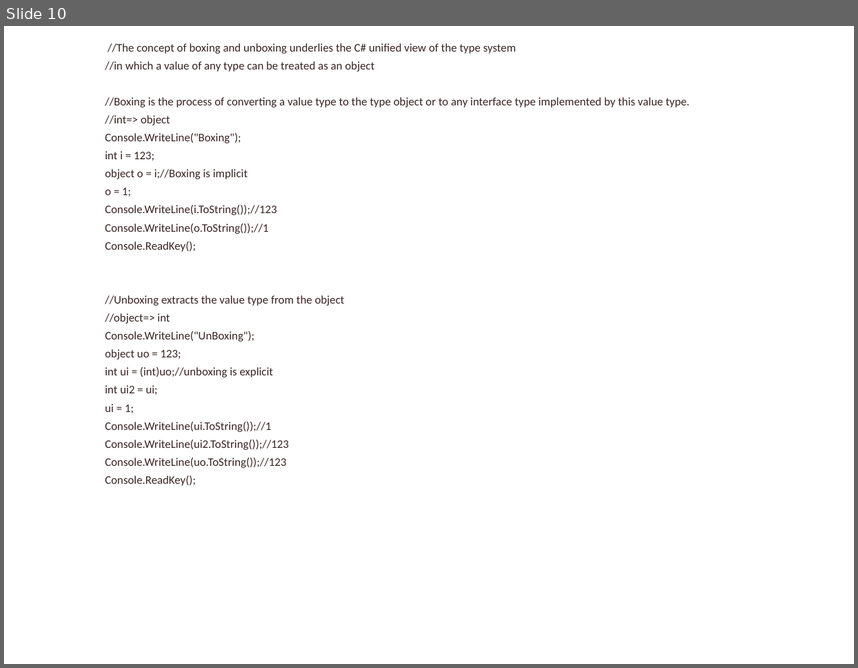
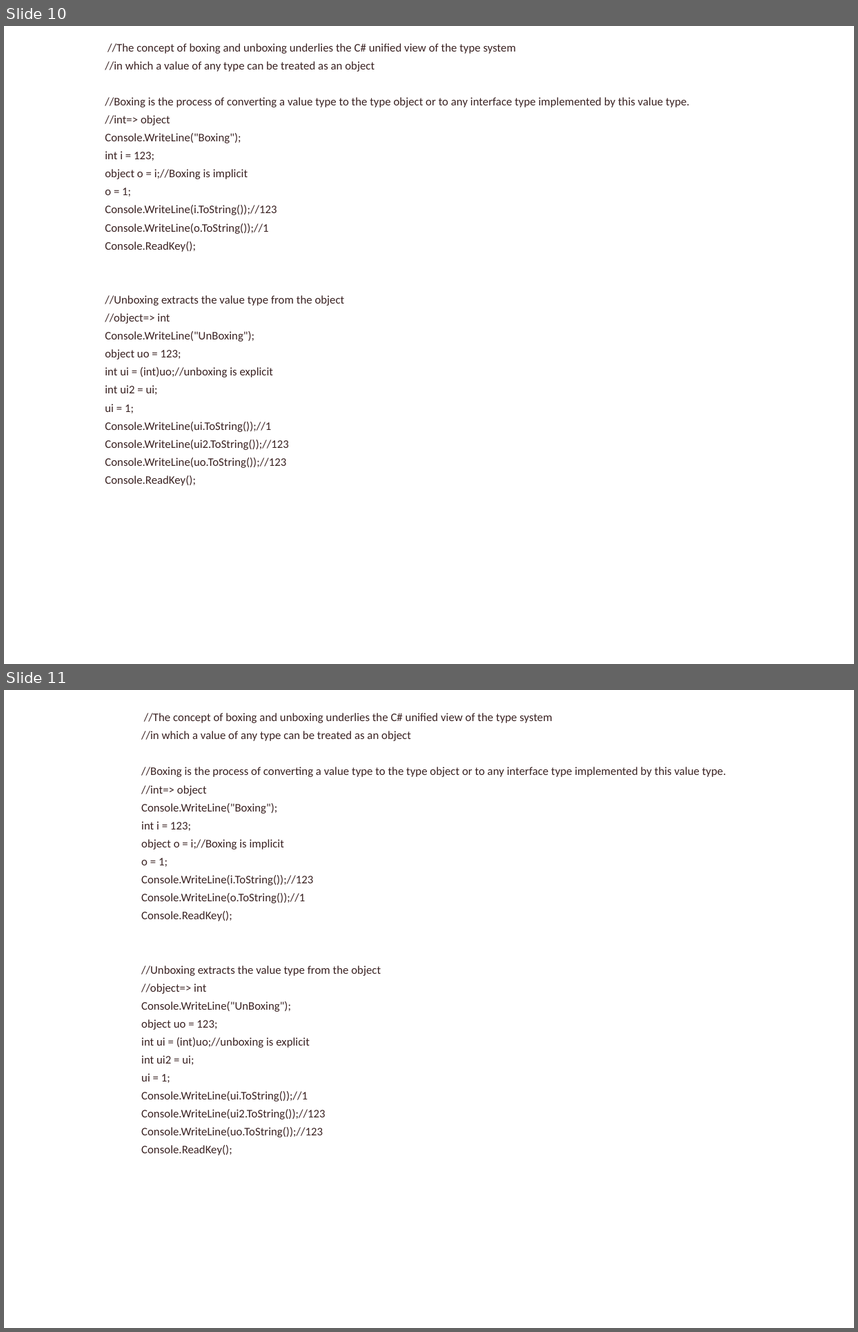
Before and after one commit to songgs/SourceCode, a slide deck: C#/ConsoleApps/Net Memory Allocation.ppt. Shown one above the other, each under a label of ours: slide 10 before the commit, slides 10 and 11 after it. The pictures are 858x668 and 858x1332 pixels, drawn with LibreOffice and Linux fonts; fonts in the diff are those of the drawing; background and template pictures are left out. Boxes give left, top, right and bottom in pixels: in the first picture for what was removed or moved away, otherwise in the second. Text is boxed around its words. In the diff, an @@ line names an element or a change of style, - is before the commit and + after.

```diff
--- a/C#/ConsoleApps/Net Memory Allocation.ppt
+++ b/C#/ConsoleApps/Net Memory Allocation.ppt
@@ slide 11 added at [4, 690, 854, 1328], background picture (left out) @@
@@ text added at [141, 713, 726, 1155], 9.8 pt, text #3A2222 @@
+//The concept of boxing and unboxing underlies the C# unified view of the type system
+//in which a value of any type can be treated as an object
+//Boxing is the process of converting a value type to the type object or to any interface type implemented by this value type.
+//int=> object
+Console.WriteLine("Boxing");
+int i = 123;
+object o = i;//Boxing is implicit
+o = 1;
+Console.WriteLine(i.ToString());//123
+Console.WriteLine(o.ToString());//1
+Console.ReadKey();
+//Unboxing extracts the value type from the object
+//object=> int
+Console.WriteLine("UnBoxing");
+object uo = 123;
+int ui = (int)uo;//unboxing is explicit
+int ui2 = ui;
+ui = 1;
+Console.WriteLine(ui.ToString());//1
+Console.WriteLine(ui2.ToString());//123
+Console.WriteLine(uo.ToString());//123
+Console.ReadKey();
```
Also in this commit, not shown: 1 other slide added, 13 other files.
